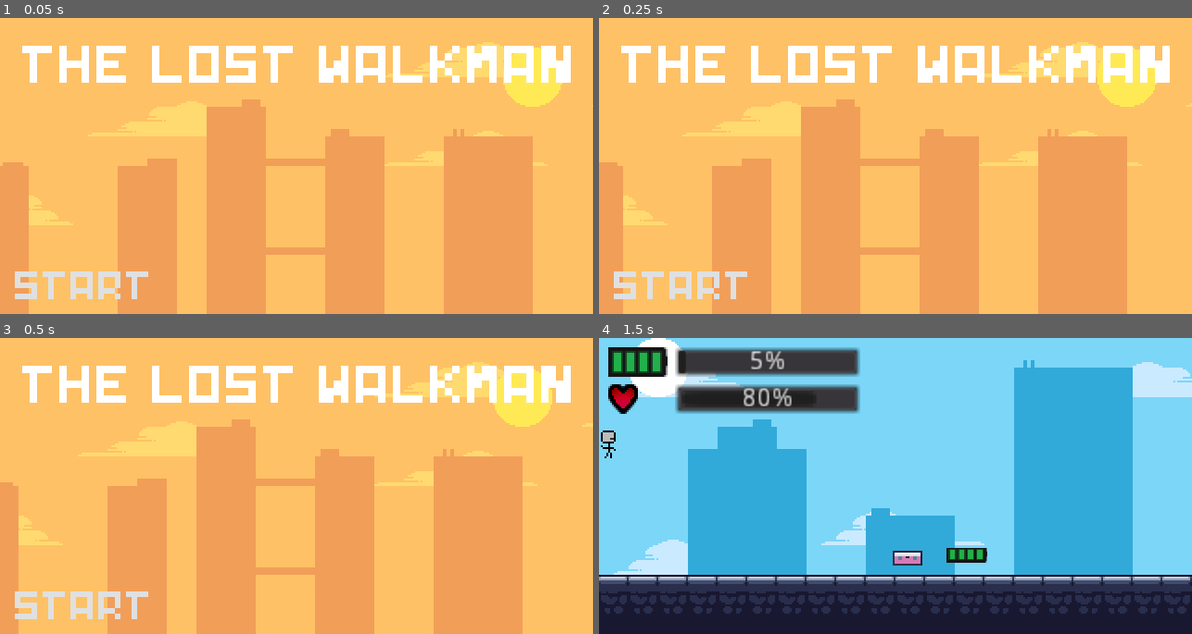
Above: before the commit, frames 1-4 (two rows, left to right).
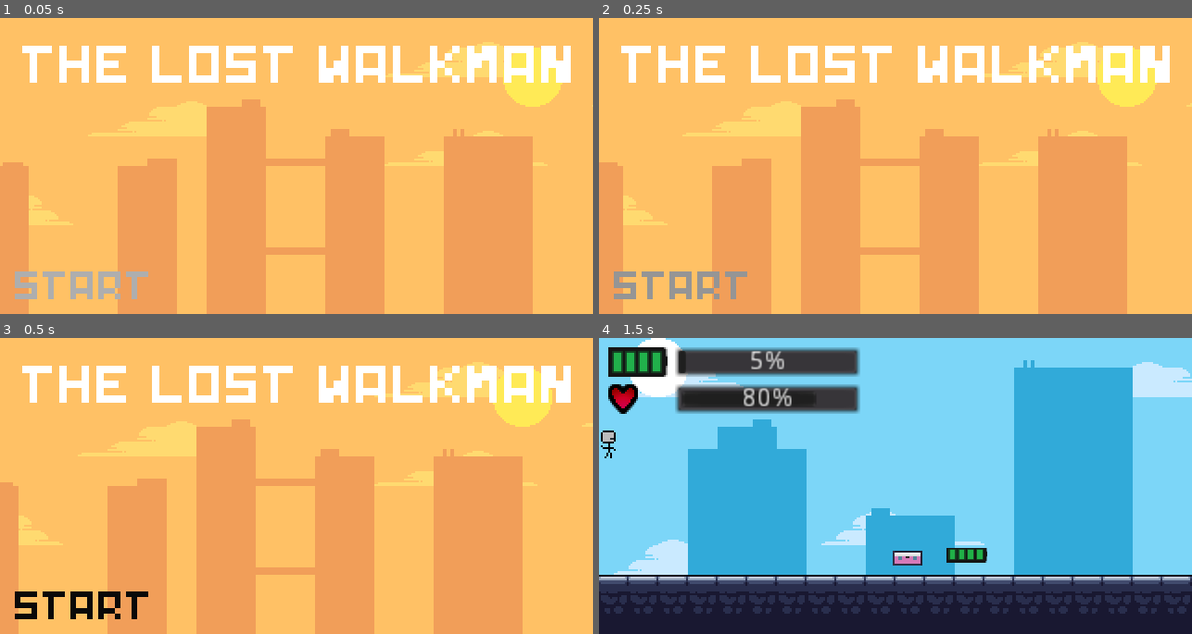
Above: after the commit, the same moments.

Repository: Glow-Project/LostTech
Game: Godot game, scene res://Menu/Menu.tscn
Two runs of this game, one before a commit and one after it. Both use one fixed random seed, a clock stepped at 60 frames per second and the inputs below.
Inputs:
- Up to frame 1 (0.05 s): no input
- Up to frame 2 (0.25 s): no input
- Up to frame 3 (0.5 s): no input
- Up to frame 4 (1.5 s): click "Start" at 0.5 s; hold Right (ui_right) from 1.28 s (still down)

The runs differ from the first frame. In frame 1, 1.0% of the frame differs, in the area x 2-25%, y 85-95%; in frame 2, 1.0%; in frame 3, 1.0%; in frame 4, nothing differs.

Commit message:
Menu: Add start animation

Diff:
--- a/Menu/Menu.gd
+++ b/Menu/Menu.gd
@@ -9,6 +9,8 @@
 		$AudioStreamPlayer.play()
 	if (!$Background/AnimationPlayer.is_playing()):
 		$Background/AnimationPlayer.play("Move_City")
+	if (!$AnimationPlayer.is_playing()):
+		$AnimationPlayer.play("idle")
 
 func _on_Start_pressed():
 	get_tree().change_scene("res://Levels/Level1/Level1.tscn")
--- a/Menu/Menu.tscn
+++ b/Menu/Menu.tscn
@@ -8,6 +8,21 @@
 
 [sub_resource type="DynamicFont" id=1]
 font_data = ExtResource( 1 )
+
+[sub_resource type="Animation" id=5]
+resource_name = "idle"
+tracks/0/type = "value"
+tracks/0/path = NodePath("Start:modulate")
+tracks/0/interp = 1
+tracks/0/loop_wrap = true
+tracks/0/imported = false
+tracks/0/enabled = true
+tracks/0/keys = {
+"times": PoolRealArray( 0.1, 0.5, 0.9 ),
+"transitions": PoolRealArray( 1, 1, 1 ),
+"update": 0,
+"values": [ Color( 1, 1, 1, 1 ), Color( 0, 0, 0, 1 ), Color( 1, 1, 1, 1 ) ]
+}
 
 [sub_resource type="DynamicFont" id=2]
 font_data = ExtResource( 1 )
@@ -165,7 +180,11 @@
 "_edit_use_anchors_": false
 }
 
+[node name="AnimationPlayer" type="AnimationPlayer" parent="."]
+anims/idle = SubResource( 5 )
+
 [node name="Start" type="MenuButton" parent="."]
+modulate = Color( 0.777288, 0.777288, 0.777288, 1 )
 margin_left = -37.0023
 margin_top = 107.487
 margin_right = 73.9977
Not shown: 1 places in Menu/Menu.tscn that only renumber resources
